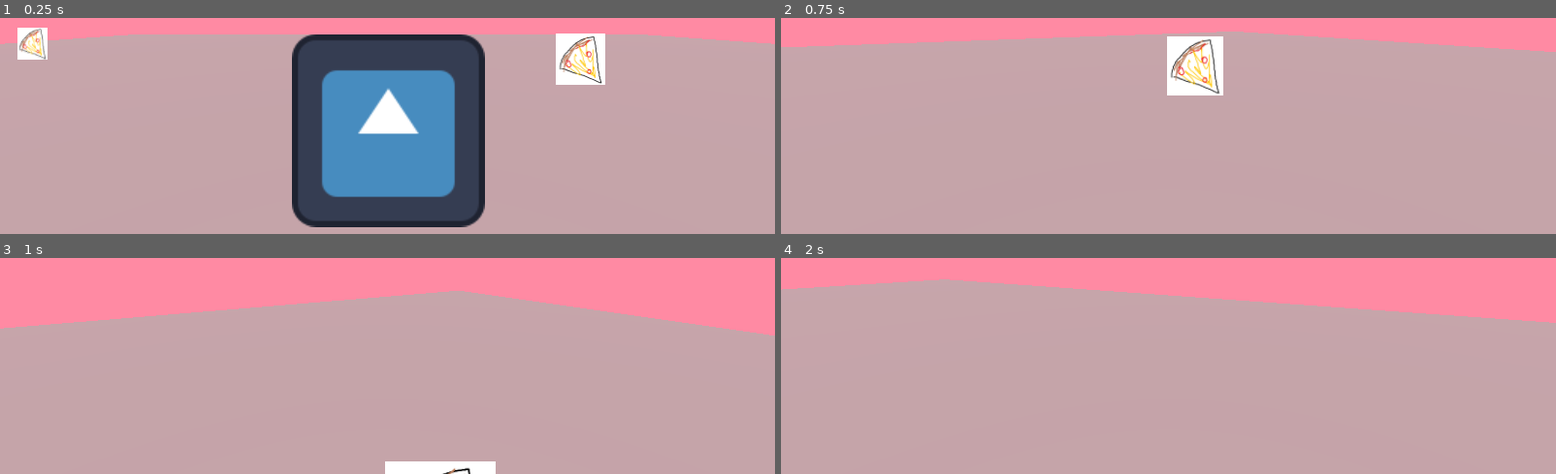
Above: before the commit, frames 1-4 (two rows, left to right).
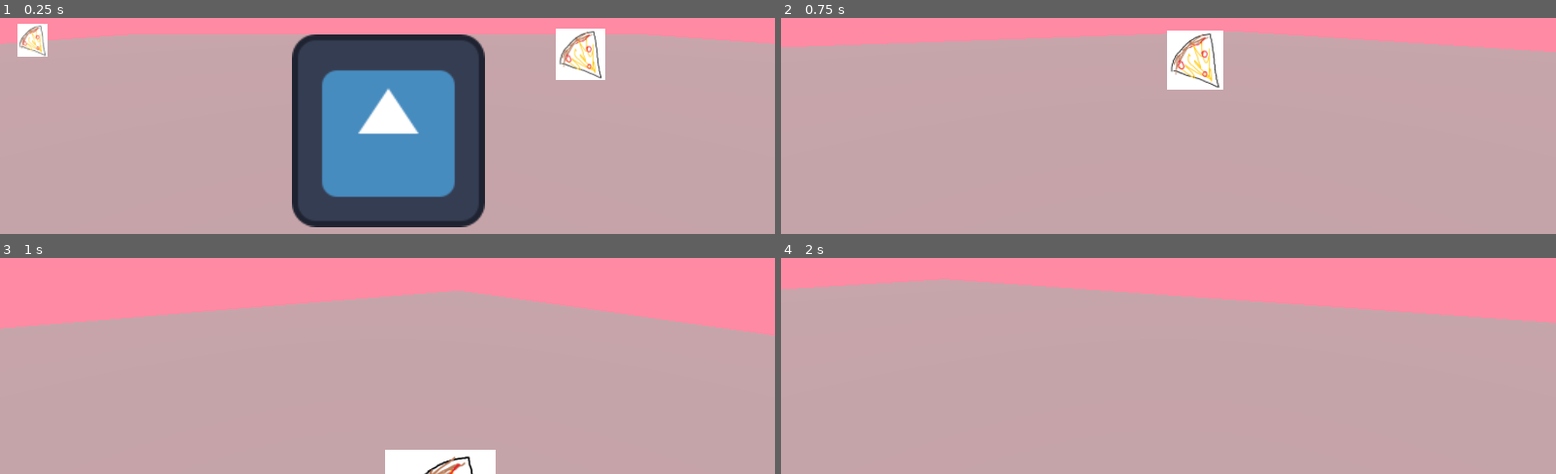
Above: after the commit, the same moments.

Repository: squarepear/snatch-n-sniff
Game: Godot game, scene res://convention/convention.tscn
The game is run twice, just before and just after one commit, with the same random seed, the same clock (stepped at 60 frames per second) and the same inputs. The engine's default icon, where the game draws it, is replaced by a stand-in: a white triangle on a blue panel in a dark square.
Inputs (mouse positions are in pixels of both pictures, inside the frame that each line leads up to):
- Up to frame 1 (0.25 s): no input
- Up to frame 2 (0.75 s): tap Enter at 0.5 s; move the mouse to (outside the picture) at 0.52 s; press the mouse at (outside the picture) at 0.53 s; hold W (move_forward) from 0.53 s (still down)
- Up to frame 3 (1 s): keep holding W (move_forward); tap Space (jump) at 0.77 s
- Up to frame 4 (2 s): keep holding W (move_forward); move the mouse to (1129, 258) at 1.27 s; release the mouse at (1129, 258) at 1.28 s; click (1129, 258) at 1.35 s; tap Space (jump) at 1.52 s

The runs differ from the first frame. In frame 1, 1.3% of the frame differs, in the area x 2-79%, y 2-31%; in frame 2, 1.2%; in frame 3, 1.0%; in frame 4, nothing differs.

Commit message:
Refactor sniffable.gd

Diff:
--- a/project/common/sprite_body.gd
+++ /dev/null
@@ -1,13 +0,0 @@
-class_name SpriteBody
-extends Sprite3D
-
-func _ready():
-	pixel_size = 0.0025
-	billboard = BaseMaterial3D.BILLBOARD_FIXED_Y
-	var body: StaticBody3D = preload("res://sniffable/sniffableBody.tscn").instantiate()
-	var size := get_item_rect().size * pixel_size
-	var cylinder: CylinderShape3D = body.get_child(0).shape
-	add_child(body)
-	cylinder.height = size.y
-	cylinder.radius = size.x / 2
-	global_position.y += size.y / 2
--- a/project/player/player.gd
+++ b/project/player/player.gd
@@ -35,18 +35,21 @@
 
 
 func snatch():
-	# COLIDE GET SB
-	snatch_detector.force_shapecast_update()
-	if !snatch_detector.is_colliding():
+	if not snatch_detector.is_colliding():
 		return
-	var sb :Node= snatch_detector.get_collider(0)
-	if sb.get_parent() is Sniffable:
-		sb.get_parent().snatch()
+
+	var body: Node = snatch_detector.get_collider(0)
+	var sniffable := Sniffable.find(body)
+
+	if not sniffable:
+		return
+
+	sniffable.snatch()
 
 
 func _input(event: InputEvent):
 	if event is InputEventMouseMotion:
-		rotate_y(-event.relative.x*0.005)
+		rotate_y(-event.relative.x * 0.005)
 	if event.is_action_pressed("ui_cancel"):
 		get_tree().quit() #im gamer
 	if event.is_action_pressed("snatch"):
--- a/project/sniffable/pizza/pizza.tscn
+++ b/project/sniffable/pizza/pizza.tscn
@@ -1,8 +1,27 @@
-[gd_scene load_steps=3 format=3 uid="uid://b6cb3vsxysnor"]
+[gd_scene load_steps=4 format=3 uid="uid://b6cb3vsxysnor"]
 
 [ext_resource type="Texture2D" uid="uid://vwf8vnyyao84" path="res://sniffable/pizza/pizza.png" id="1_loctg"]
 [ext_resource type="Script" path="res://sniffable/sniffable.gd" id="2_5b4kx"]
 
-[node name="Pizza" type="Sprite3D"]
+[sub_resource type="CylinderShape3D" id="CylinderShape3D_wxkbq"]
+height = 0.64
+radius = 0.32
+
+[node name="Pizza" type="StaticBody3D"]
+collision_layer = 4
+collision_mask = 0
+
+[node name="CollisionShape3D" type="CollisionShape3D" parent="."]
+transform = Transform3D(1, 0, 0, 0, 1, 0, 0, 0, 1, 0, 0.32, 0)
+shape = SubResource("CylinderShape3D_wxkbq")
+
+[node name="Sprite3D" type="Sprite3D" parent="."]
+transform = Transform3D(1, 0, 0, 0, 1, 0, 0, 0, 1, 0, 0.32, 0)
+pixel_size = 0.0025
+billboard = 2
 texture = ExtResource("1_loctg")
+
+[node name="Sniffable" type="Node" parent="."]
 script = ExtResource("2_5b4kx")
+
+[connection signal="snatched" from="Sniffable" to="." method="queue_free"]
--- a/project/sniffable/sniffable.gd
+++ b/project/sniffable/sniffable.gd
@@ -1,5 +1,5 @@
 class_name Sniffable
-extends SpriteBody
+extends Node
 
 # Everything snatchable is sniffable
 signal snatched
@@ -12,3 +12,11 @@
 
 func sniff() -> void:
 	sniffed.emit()
+
+
+static func find(parent: Node) -> Sniffable:
+	for child in parent.get_children():
+		if child is Sniffable:
+			return child
+
+	return null
--- a/project/sniffable/sniffableBody.tscn
+++ /dev/null
@@ -1,12 +0,0 @@
-[gd_scene load_steps=2 format=3 uid="uid://yebbi0li0we1"]
-
-[sub_resource type="CylinderShape3D" id="CylinderShape3D_8ai4c"]
-height = 0.954441
-radius = 0.556963
-
-[node name="SniffableBody" type="StaticBody3D"]
-collision_layer = 4
-collision_mask = 0
-
-[node name="CollisionShape3D" type="CollisionShape3D" parent="."]
-shape = SubResource("CylinderShape3D_8ai4c")
